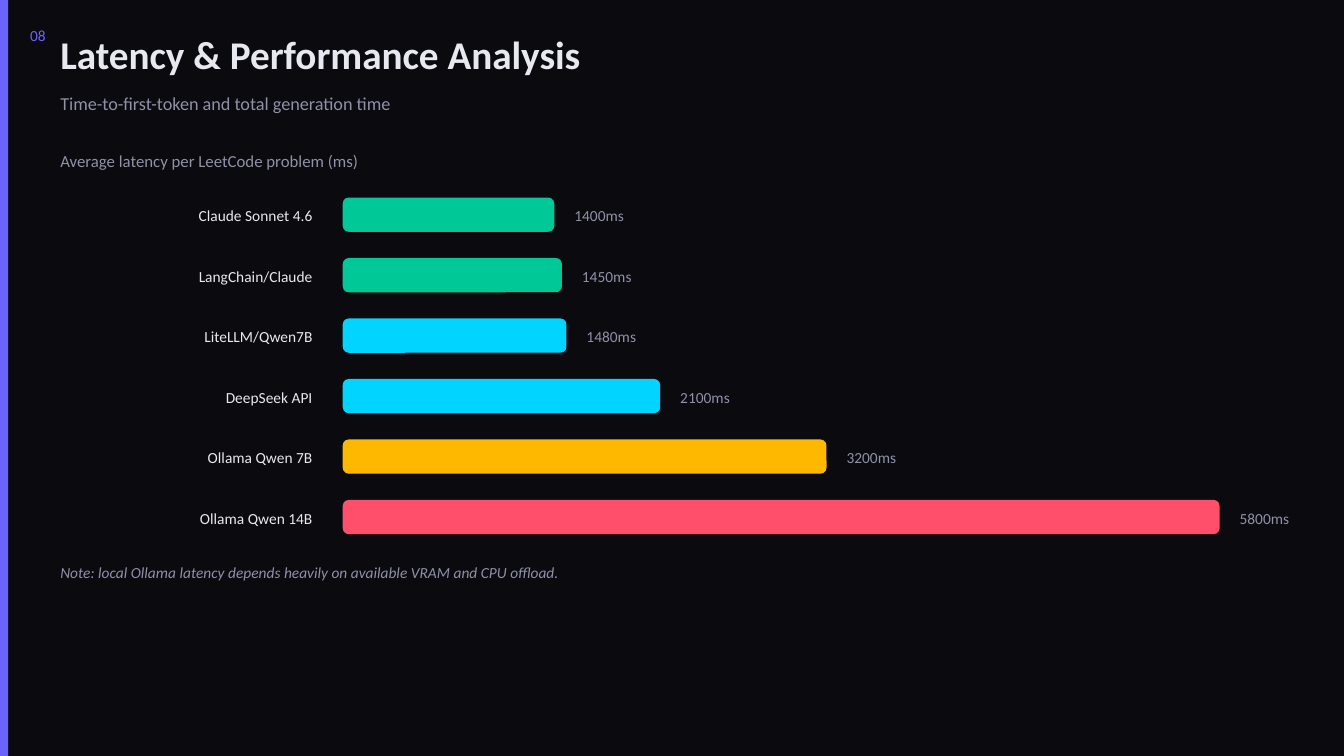
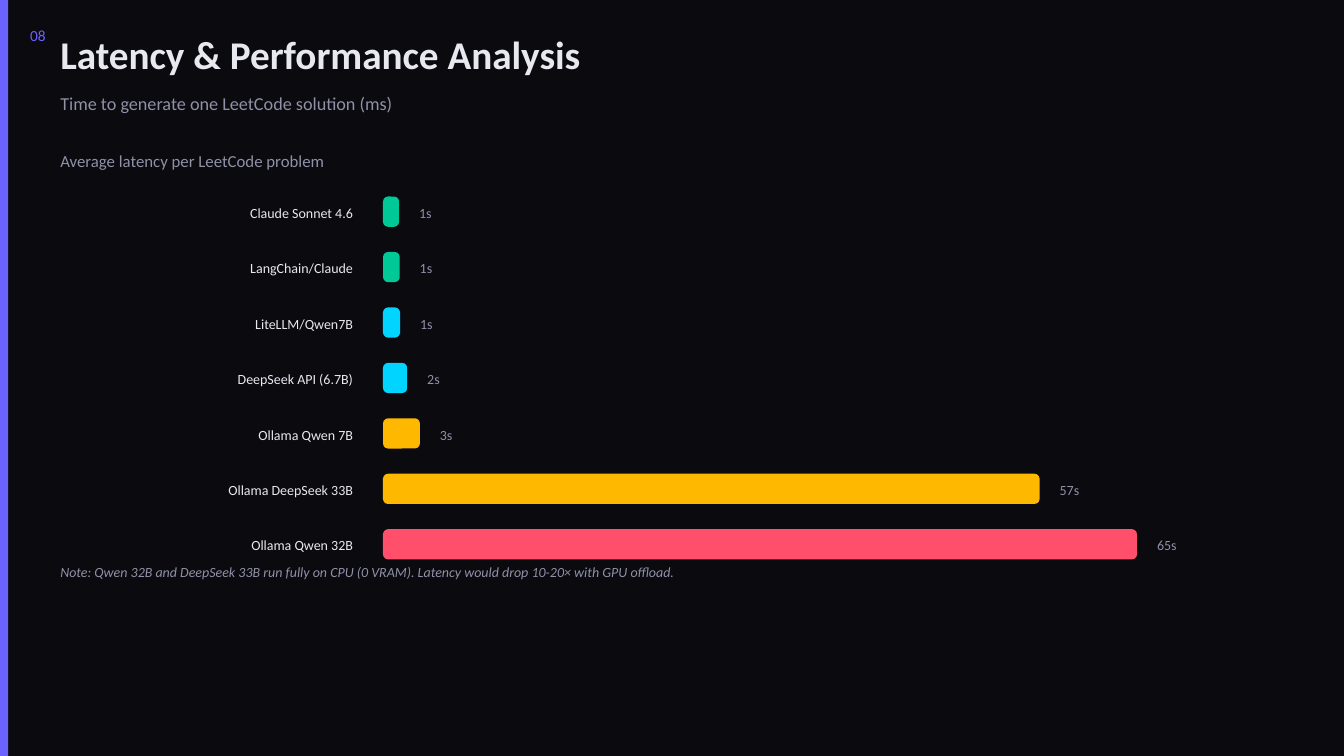
Before and after one commit to dhir-man/Claude-Trading-Bot, a slide deck: slide 8 of LLM-Coding-Eval-Report.pptx. Drawn at 1344x756 pixels with LibreOffice and Linux fonts; fonts in the diff are those of the drawing. Boxes give left, top, right and bottom in pixels: in the first picture for what was removed or moved away, otherwise in the second. Text is boxed around its words. In the diff, an @@ line names an element or a change of style, - is before the commit and + after.

```diff
--- a/LLM-Coding-Eval-Report.pptx
+++ b/LLM-Coding-Eval-Report.pptx
@@ text at box(60, 97, 393, 113): text changed @@
-Time-to-first-token and total generation time
+Time to generate one LeetCode solution (ms)
@@ text at box(60, 155, 324, 170): text changed @@
-Average latency per LeetCode problem (ms)
+Average latency per LeetCode problem
@@ rounded rectangle: place and size @@
-rounded rectangle at box(343, 198, 555, 232)
+rounded rectangle at box(383, 197, 399, 227)
@@ text at box(419, 209, 432, 218): text changed; size 11 to 10 pt @@
-1400ms
+1s
@@ rounded rectangle: place and size @@
-rounded rectangle at box(343, 258, 562, 292)
+rounded rectangle at box(383, 252, 400, 282)
@@ text at box(420, 264, 433, 273): text changed; size 11 to 10 pt @@
-1450ms
+1s
@@ text "LiteLLM/Qwen7B": place and size @@
-text "LiteLLM/Qwen7B" at box(204, 331, 312, 344)
+text "LiteLLM/Qwen7B" at box(255, 319, 353, 331)
@@ rounded rectangle: place and size @@
-rounded rectangle at box(343, 319, 567, 353)
+rounded rectangle at box(383, 308, 400, 338)
@@ text at box(420, 320, 433, 329): text changed; size 11 to 10 pt @@
-1480ms
+1s
@@ text at box(238, 374, 353, 387): text changed; size 11 to 10 pt @@
-DeepSeek API
+DeepSeek API (6.7B)
@@ rounded rectangle: place and size @@
-rounded rectangle at box(343, 379, 660, 413)
+rounded rectangle at box(383, 363, 407, 393)
@@ text added at box(427, 375, 440, 384), 10 pt, text #9090A8 @@
+2s
@@ size 11 to 10 pt in 4 elements at box(250, 208, 353, 218), box(250, 263, 353, 276), box(255, 319, 353, 331), box(258, 430, 353, 442) @@
@@ text "Ollama Qwen 7B": place and size @@
-text "Ollama Qwen 7B" at box(208, 452, 312, 465)
+text "Ollama Qwen 7B" at box(258, 430, 353, 442)
@@ proportions changed in 5 elements at box(383, 197, 399, 227), box(383, 252, 400, 282), box(383, 308, 400, 338), box(383, 363, 407, 393), box(383, 418, 420, 449) @@
@@ rounded rectangle: place and size @@
-rounded rectangle at box(343, 440, 827, 474)
+rounded rectangle at box(383, 418, 420, 449)
@@ text removed at box(680, 393, 730, 403) @@
-2100ms
@@ text added at box(440, 431, 453, 440), 10 pt, text #9090A8 @@
+3s
@@ rounded rectangle: place and size @@
-rounded rectangle at box(343, 500, 1220, 534)
+rounded rectangle at box(383, 474, 1040, 504)
@@ rounded rectangle at box(383, 474, 1040, 504): fill #FF4F6B to #FFB800; proportions changed @@
@@ text removed at box(847, 453, 897, 463) @@
-3200ms
@@ text at box(228, 485, 353, 498): text changed; size 11 to 10 pt @@
-Ollama Qwen 14B
+Ollama DeepSeek 33B
@@ text at box(1060, 486, 1080, 495): text changed; size 11 to 10 pt @@
-5800ms
+57s
@@ rounded rectangle added at box(383, 529, 1137, 560), fill #FF4F6B @@
@@ text at box(60, 567, 674, 579): text changed; size 11 to 10 pt @@
-Note: local Ollama latency depends heavily on available VRAM and CPU offload.
+Note: Qwen 32B and DeepSeek 33B run fully on CPU (0 VRAM). Latency would drop 10-20× with GPU offload.
@@ text added at box(251, 540, 353, 552), 10 pt, text #E8E8F0 @@
+Ollama Qwen 32B
@@ text added at box(1157, 540, 1177, 550), 10 pt, text #9090A8 @@
+65s
```
Also in this commit, not shown: 6 other slides changed, 3 slides added, 3 slides removed, 5 other files.
